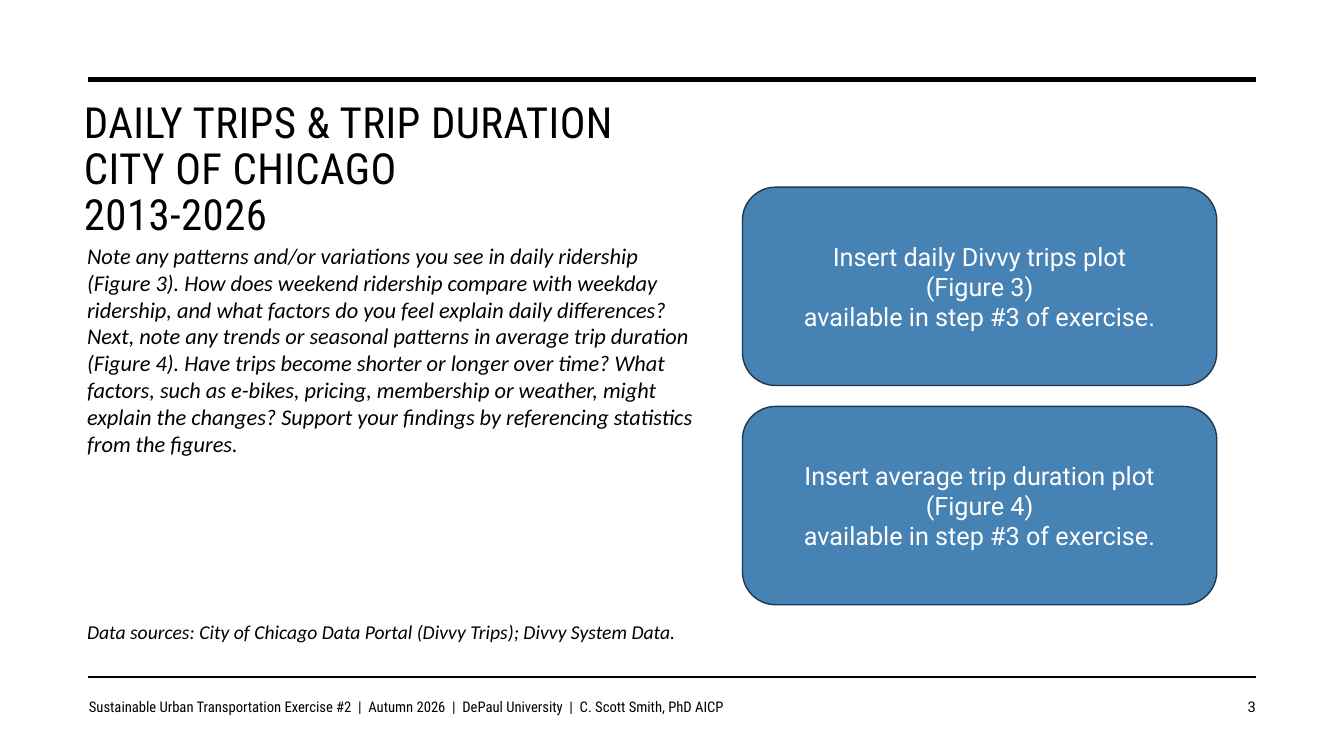
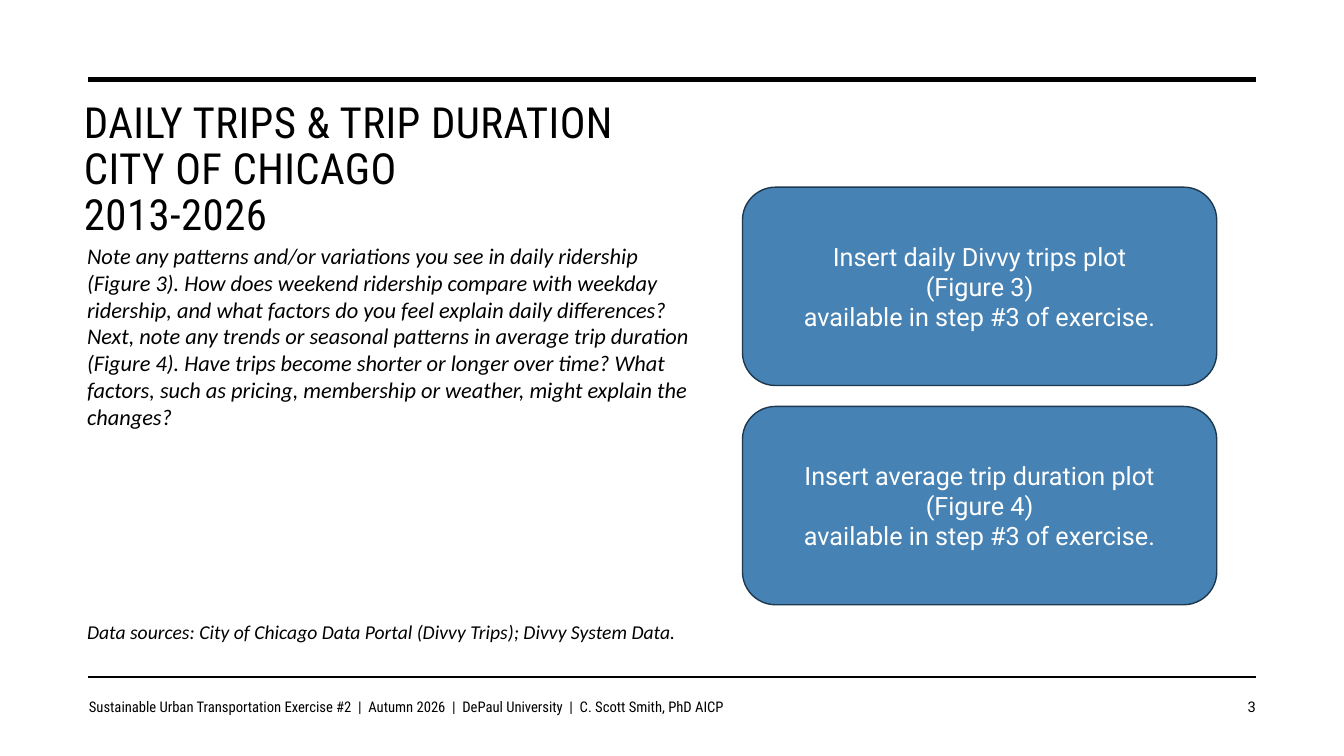
Before and after one commit to justenvirons/pedagogy, a slide deck: slide 3 of 2027/GEO330_Fall_Quarter/exercises/Exercise_02/slides/Exercise02_Template.pptx. Drawn at 1344x756 pixels with LibreOffice and Linux fonts; fonts in the diff are those of the drawing. Boxes give left, top, right and bottom in pixels: in the first picture for what was removed or moved away, otherwise in the second. Text is boxed around its words. In the diff, an @@ line names an element or a change of style, - is before the commit and + after.

```diff
--- a/2027/GEO330_Fall_Quarter/exercises/Exercise_02/slides/Exercise02_Template.pptx
+++ b/2027/GEO330_Fall_Quarter/exercises/Exercise_02/slides/Exercise02_Template.pptx
@@ text at bbox=[87, 248, 688, 429]: text changed @@
-Note any patterns and/or variations you see in daily ridership (Figure 3). How does weekend ridership compare with weekday ridership, and what factors do you feel explain daily differences? Next, note any trends or seasonal patterns in average trip duration (Figure 4). Have trips become shorter or longer over time? What factors, such as e-bikes, pricing, membership or weather, might explain the changes? Support your findings by referencing statistics from the figures.
+Note any patterns and/or variations you see in daily ridership (Figure 3). How does weekend ridership compare with weekday ridership, and what factors do you feel explain daily differences? Next, note any trends or seasonal patterns in average trip duration (Figure 4). Have trips become shorter or longer over time? What factors, such as pricing, membership or weather, might explain the changes?
```
Also in this commit, not shown: 6 other slides changed, 2 other files.
